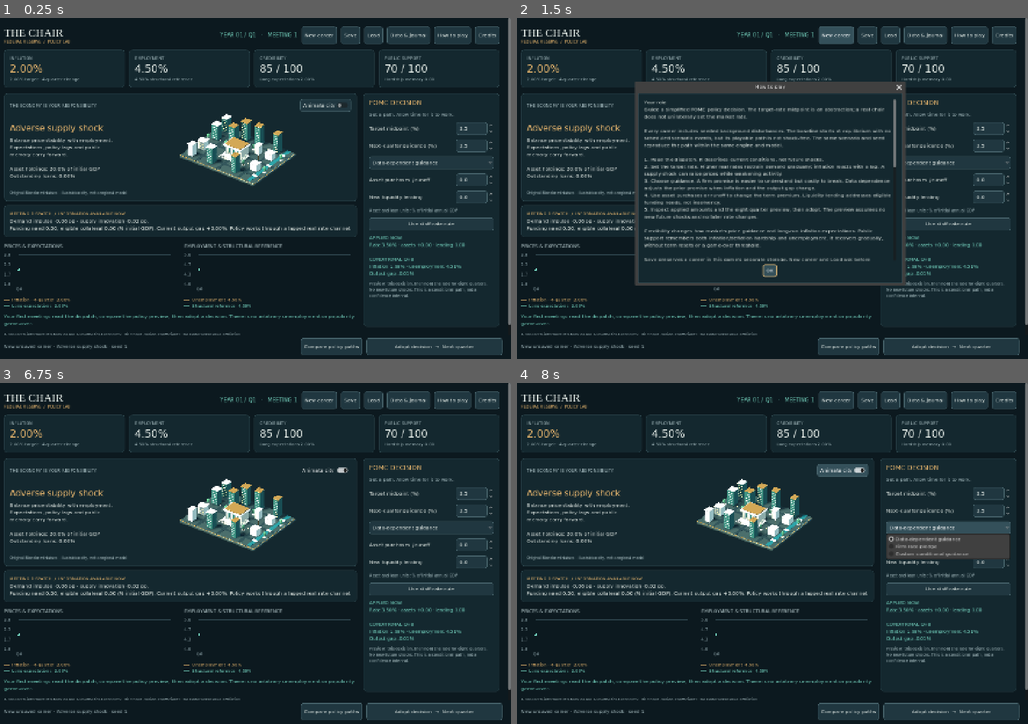
Above: before the commit, frames 1-4 (two rows, left to right).
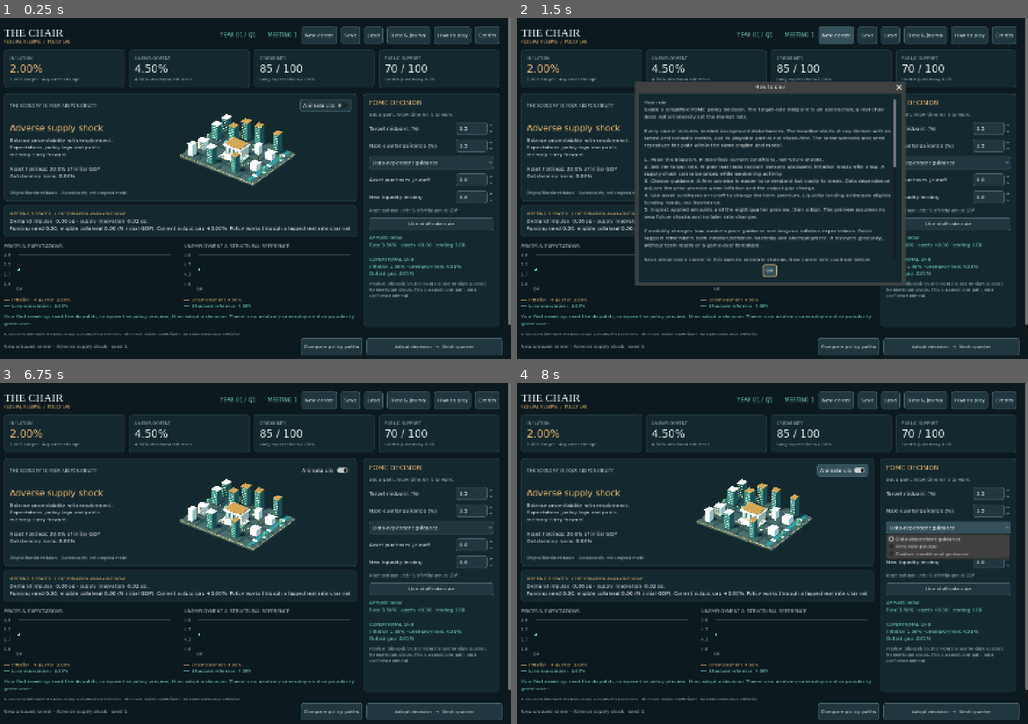
Above: after the commit, the same moments.

Repository: ihearttokyo/fed-chairman-game
Game: Godot game, scene res://main.tscn
Two runs of this game, one before a commit and one after it. Both use one fixed random seed, a clock stepped at 60 frames per second and the inputs below.
Inputs:
- Up to frame 1 (0.25 s): no input
- Up to frame 2 (1.5 s): click "How to play" at 0.5 s; click "New career" at 1.25 s
- Up to frame 3 (6.75 s): click "New career" at 2 s; click "Adopt decision → Next quarter" at 2.75 s; click "Adopt decision → Next quarter" at 3.5 s; click "OK" at 4.25 s; click "Data & journal" at 5 s; click "OK" at 5.75 s; click "Animate city" at 6.5 s
- Up to frame 4 (8 s): click "Data-dependent guidance" at 7.25 s

The runs differ from the first frame. In frame 1, 0.2% of the frame differs, in the area x 26-57%, y 11-68%; in frame 2, less than 0.1%; in frame 3, 0.2%; in frame 4, 0.2%.

Commit message:
fix(ui): identify unemployment in cockpit headings

Diff:
--- a/game/play/main.gd
+++ b/game/play/main.gd
@@ -71,7 +71,7 @@
 	var cards := HBoxContainer.new()
 	cards.add_theme_constant_override("separation", 12)
 	root.add_child(cards)
-	for heading in ["INFLATION", "EMPLOYMENT", "CREDIBILITY", "PUBLIC SUPPORT"]:
+	for heading in ["INFLATION", "UNEMPLOYMENT", "CREDIBILITY", "PUBLIC SUPPORT"]:
 		var panel := _panel(cards)
 		panel.size_flags_horizontal = Control.SIZE_EXPAND_FILL
 		var box := _vbox(panel, 5)
@@ -99,7 +99,7 @@
 		var chart := Chart.new()
 		chart.size_flags_horizontal = Control.SIZE_EXPAND_FILL
 		if n == 1:
-			chart.heading = "EMPLOYMENT & STRUCTURAL REFERENCE"
+			chart.heading = "UNEMPLOYMENT & STRUCTURAL REFERENCE"
 			chart.keys = ["unemployment_rate_pct", "structural_unemployment_pct"]
 			chart.labels = ["Unemployment", "Structural reference"]
 		chart_row.add_child(chart)
--- a/game/tests/ui_test.gd
+++ b/game/tests/ui_test.gd
@@ -245,6 +245,10 @@
 	var game = load("res://main.tscn").instantiate()
 	root.add_child(game)
 	await process_frame
+	var unemployment_heading: Label = game.stats[1][0].get_parent().get_child(0)
+	check(unemployment_heading.text == "UNEMPLOYMENT", "cockpit card names the unemployment rate it displays")
+	check(game.charts[1].heading == "UNEMPLOYMENT & STRUCTURAL REFERENCE" and game.charts[1].accessibility_name == game.charts[1].heading, "chart heading and accessibility name identify unemployment")
+	check(game.stats[1][0].text == "%.2f%%" % game.career.state.unemployment_rate_pct and game.charts[1].keys == ["unemployment_rate_pct", "structural_unemployment_pct"] and game.charts[1].labels == ["Unemployment", "Structural reference"], "unemployment naming retains values, units, series and reference")
 	await check_comparison_navigation(game)
 	await check_pending_policy(game)
 	await check_review_access(game)
